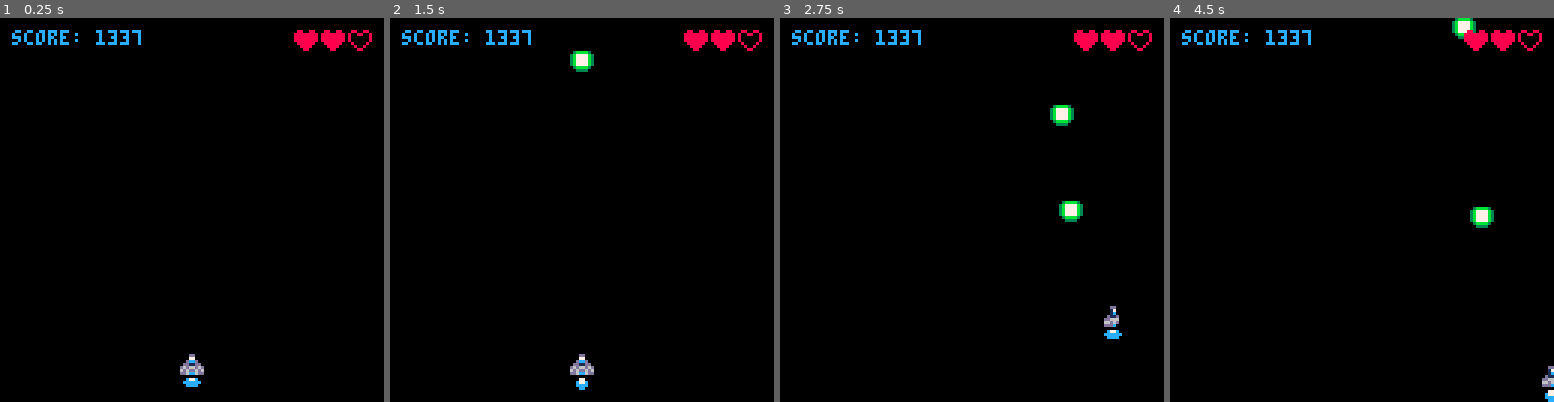
Above: before the commit, frames 1-4 (left to right).
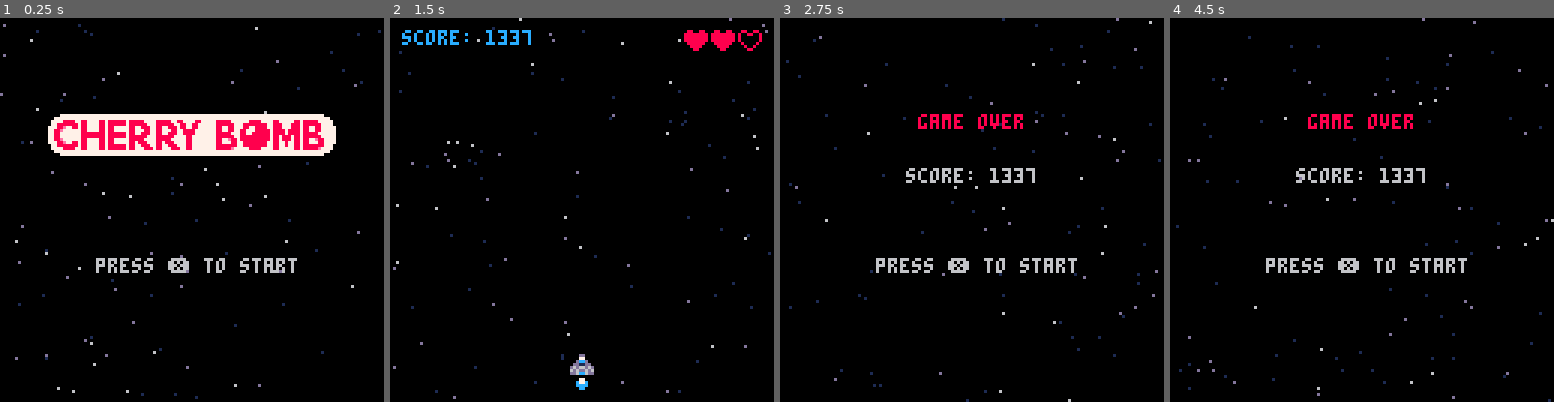
Above: after the commit, the same moments.

Repository: salty-max/pico-8
Game: PICO-8 cartridge carts/cherry/cherry.p8
Two runs of this game, one before a commit and one after it. Both use one fixed random seed, a clock stepped at 60 frames per second and the inputs below.
Inputs:
- Up to frame 1 (0.25 s): no input
- Up to frame 2 (1.5 s): tap X (X key) at 0.33, 1.07 s; tap O (Z key) at 0.7 s
- Up to frame 3 (2.75 s): hold Right 1.6-2.1 s; tap O (Z key) at 1.7, 2.1, 2.5 s; tap X (X key) at 1.85 s; hold Up 2.15-2.42 s; hold Right from 2.47 s (still down)
- Up to frame 4 (4.5 s): tap O (Z key) every 0.4 s from 2.9 to 4.1 s; tap X (X key) at 2.97, 4.08 s; release Right at 3.03 s; hold Left 3.08-3.58 s; hold Down 3.63-3.97 s; hold Right from 4.02 s (still down)

The runs differ from the first frame. In frame 1, 11% of the frame differs, in the area x 0-100%, y 1-100%; in frame 2, 0.9%; in frame 3, 4.4%; in frame 4, 4.3%.

Commit message:
chb: starfield + start and end screens

Diff:
--- a/carts/cherry/cherry.p8
+++ b/carts/cherry/cherry.p8
@@ -3,6 +3,10 @@
 __lua__
 
 #include src/main.lua
+#include src/util.lua
+#include src/update.lua
+#include src/draw.lua
+#include src/juice.lua
 #include src/ship.lua
 
 
--- /dev/null
+++ b/carts/cherry/src/draw.lua
@@ -0,0 +1,62 @@
+function draw_game()
+  cls(0)
+  draw_starfield()
+  draw_ship()
+  draw_bullets()
+  draw_ui()
+end
+
+function draw_ship()
+  if muzzle > 0 then
+    circfill(ship_x + 3, ship_y - 2, muzzle, 7)
+  end
+
+  spr(ship_spr, ship_x, ship_y)
+  spr(ship_flm[flm_idx], ship_x, ship_y + 7)
+end
+
+function draw_bullets()
+  for b in all(bul) do
+    spr(b.anm[b.spr], b.x, b.y)
+  end
+end
+
+function draw_ui()
+  print("score: " .. score, 4, 4, 12)
+
+  for i = 1, 3 do
+    local s = 64
+    if lives < i then
+      s = 65
+    end
+    spr(s, 89 + (i * 9), 4)
+  end
+end
+
+function draw_starfield()
+  for s in all(stars) do
+    local c = 6
+    if s.spd < 1 then
+      c = 1
+    elseif s.spd  < 1.5 then
+      c = 13
+    end
+    pset(s.x, s.y, c)
+  end
+end
+
+function draw_menu()
+  cls(0)
+  draw_starfield()
+  spr(192, 64 - 8 * 6, 32, 12, 2)
+  print_center("press ❎ to start", 80, blink())
+  spr(255, 116, 116)
+end
+
+function draw_gover()
+  cls(0)
+  draw_starfield()
+  print_center("game over", 32, 8)
+  print_center("score: "..score, 50, 6)
+  print_center("press ❎ to start", 80, blink())
+end
--- /dev/null
+++ b/carts/cherry/src/juice.lua
@@ -0,0 +1,9 @@
+function make_starfield()
+  for i = 1, 100 do
+    add(stars, {
+      x = flr(rnd(128)),
+      y = flr(rnd(128)),
+      spd = rnd(1.5) + 0.5
+    })
+  end
+end
--- a/carts/cherry/src/main.lua
+++ b/carts/cherry/src/main.lua
@@ -1,4 +1,14 @@
 function _init()
+  stars = {}
+  make_starfield()
+
+  _upd = update_menu
+  _drw = draw_menu
+
+  debug = {}
+end
+
+function start_game()
   a_t = 0
 
   ship_x = 60
@@ -14,57 +24,21 @@
   bul = {}
   bul_spd = 2
 
+
+
   score = 1337
   lives = 2
 
-  debug = {}
+  _upd = update_game
+  _drw = draw_game
 end
 
 function _update60()
-  a_t += 1
-  move_ship()
-  shoot()
-
-  for b in all(bul) do
-    if b.y < -7 then
-      del(bul, b)
-    end
-    b.y -= bul_spd
-    b.spr = 1 + flr((a_t / 6) % #b.anm)
-  end
-
-  -- react flame animation
-  flm_idx = 1 + flr((a_t / 2) % #ship_flm)
-
-  -- muzzle flash
-  if muzzle > 0 then
-    muzzle -= 1
-  end
+  _upd()
 end
 
 function _draw()
-  cls(0)
-
-  for b in all(bul) do
-    spr(b.anm[b.spr], b.x, b.y)
-  end
-
-  if muzzle > 0 then
-    circfill(ship_x + 3, ship_y - 2, muzzle, 7)
-  end
-
-  spr(ship_spr, ship_x, ship_y)
-  spr(ship_flm[flm_idx], ship_x, ship_y + 7)
-
-  print("score: " .. score, 4, 4, 12)
-
-  for i = 1, 3 do
-    local s = 64
-    if lives < i then
-      s = 65
-    end
-    spr(s, 89 + (i * 9), 4)
-  end
+  _drw()
 
   cursor(4, 4)
   color(12)
@@ -72,12 +46,3 @@
     print(d)
   end
 end
-
-function make_bullet(x, y)
-  add(bul, {
-    x = x,
-    y = y,
-    spr = 1,
-    anm = {16, 17}
-  })
-end
--- a/carts/cherry/src/ship.lua
+++ b/carts/cherry/src/ship.lua
@@ -40,3 +40,12 @@
     make_bullet(ship_x, ship_y - 6)
   end
 end
+
+function make_bullet(x, y)
+  add(bul, {
+    x = x,
+    y = y,
+    spr = 1,
+    anm = {16, 17}
+  })
+end
--- /dev/null
+++ b/carts/cherry/src/update.lua
@@ -0,0 +1,61 @@
+function update_game()
+  a_t += 1
+  update_starfield()
+  update_ship()
+  update_bullets()
+end
+
+function update_bullets()
+  for b in all(bul) do
+    if b.y < -7 then
+      del(bul, b)
+    end
+    b.y -= bul_spd
+    b.spr = 1 + flr((a_t / 6) % #b.anm)
+  end
+end
+
+function update_ship()
+  move_ship()
+  shoot()
+
+  -- react flame animation
+  flm_idx = 1 + flr((a_t / 2) % #ship_flm)
+
+  -- muzzle flash
+  if muzzle > 0 then
+    muzzle -= 1
+  end
+
+  if btnp(4) then
+    _upd = update_gover
+    _drw = draw_gover
+  end
+end
+
+function update_starfield()
+  for s in all(stars) do
+    s.y += s.spd
+    if s.y > 128 then
+      s.y = 0
+      s.x = flr(rnd(128))
+      s.spd = rnd(1.5) + 0.5
+    end
+  end
+end
+
+function update_menu()
+  update_starfield()
+
+  if btnp(5) then
+    start_game()
+  end
+end
+
+function update_gover()
+  update_starfield()
+
+  if btnp(5) then
+    start_game()
+  end
+end
--- /dev/null
+++ b/carts/cherry/src/util.lua
@@ -0,0 +1,7 @@
+function print_center(s, y, c)
+  print(s, 64 - #s * 2, y, c)
+end
+
+function blink()
+  return 5 + min(abs(sin(time() / 2) * 4), 1)
+end
Not shown, changed: 73 lines of the sprite sheet (__gfx__) section of carts/cherry/cherry.p8
